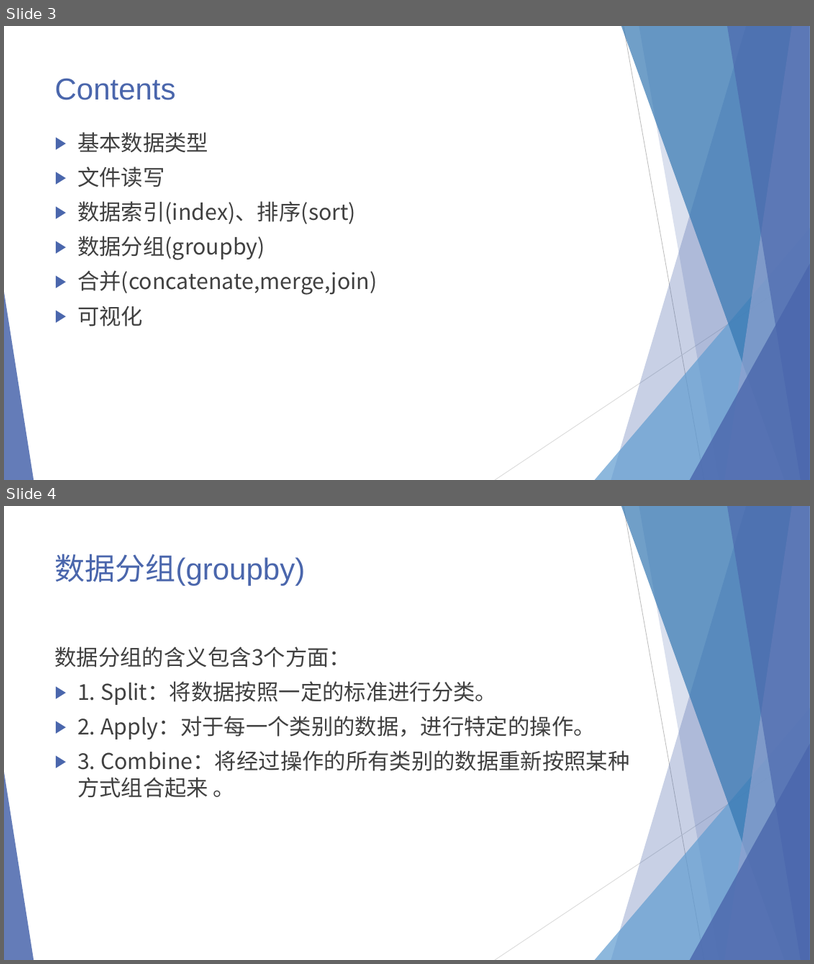
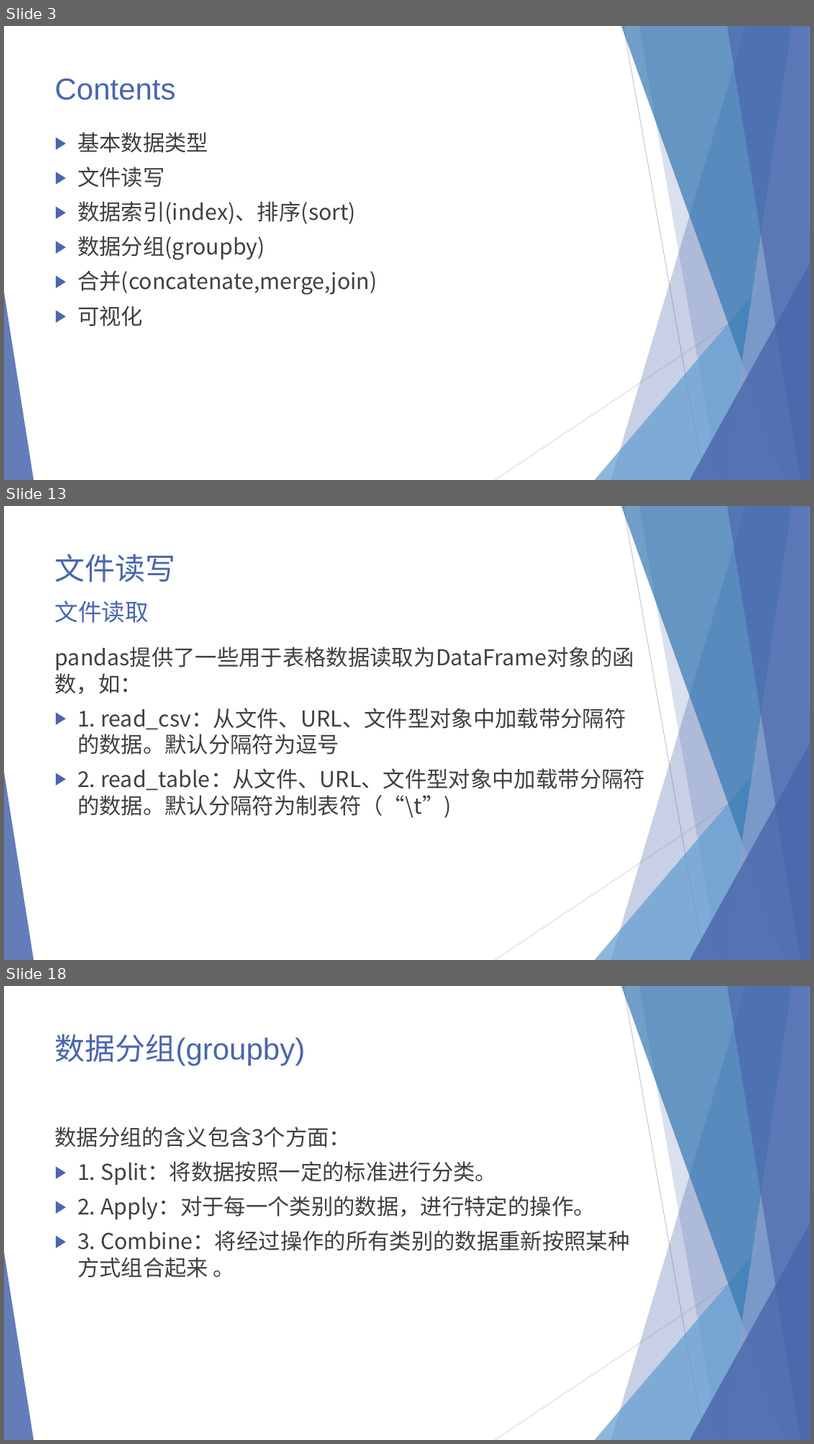
Before and after one commit to SSRSGJYD/pandas, a slide deck: doc/pandas.pptx. Shown one above the other, each under a label of ours: slides 3 and 4 before the commit, slides 3, 13 and 18 after it; the slides between them are not shown. The pictures are 814x964 and 814x1444 pixels, drawn with LibreOffice and Linux fonts; fonts in the diff are those of the drawing. Boxes give left, top, right and bottom in pixels: in the first picture for what was removed or moved away, otherwise in the second. Text is boxed around its words. In the diff, an @@ line names an element or a change of style, - is before the commit and + after.

```diff
--- a/doc/pandas.pptx
+++ b/doc/pandas.pptx
@@ slide 13 added at box(4, 506, 810, 960), background #FFFFFF; not listed: 10 template elements that a slide beside it also shows @@
@@ title added at box(55, 554, 176, 582), 36 pt, text #4A66AC @@
+文件读写
@@ text added at box(55, 600, 149, 623), 28 pt, text #4A66AC @@
+文件读取
@@ text added at box(55, 669, 646, 818), 26 pt, text #404040 @@
+pandas提供了一些用于表格数据读取为DataFrame对象的函数，如：
+▶ 1. read_csv：从文件、URL、文件型对象中加载带分隔符的数据。默认分隔符为逗号
+▶ 2. read_table：从文件、URL、文件型对象中加载带分隔符的数据。默认分隔符为制表符（“\t”)
@@ what was slide 4 is now slide 18 @@
```
Also in this commit, not shown: 13 other slides added, 2 other files.
